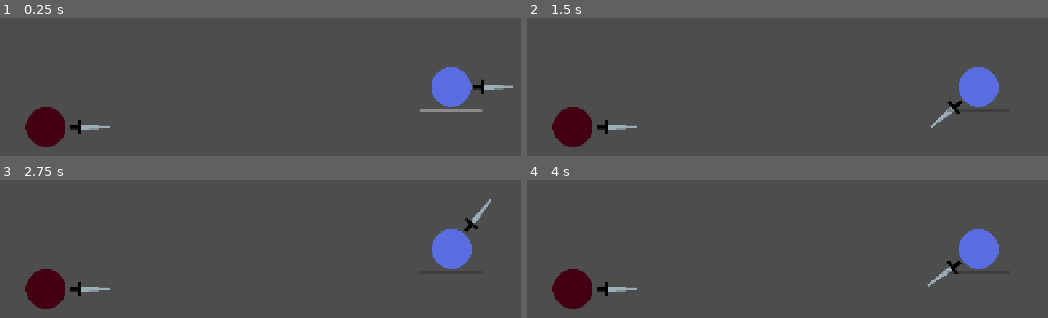
Above: before the commit, frames 1-4 (two rows, left to right).
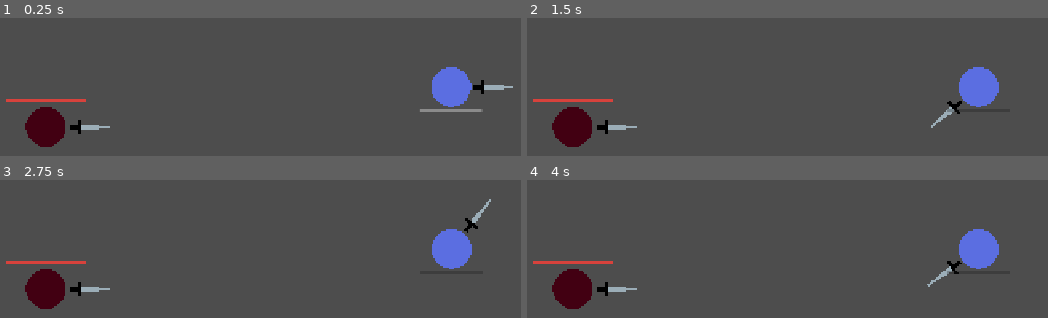
Above: after the commit, the same moments.

Repository: Traeves/Wakagashira
Game: Godot game, scene res://levels/demo_scene.tscn
The game is run twice, just before and just after one commit, with the same random seed, the same clock (stepped at 60 frames per second) and the same inputs.
Inputs (mouse positions are in pixels of both pictures, inside the frame that each line leads up to):
- Up to frame 1 (0.25 s): no input
- Up to frame 2 (1.5 s): tap Enter at 0.5 s; move the mouse to (907, 89) at 0.52 s; hold D (right) 0.53-1.28 s; hold ` (toggle_capture) 0.53-1.28 s; move the mouse to (693, 113) at 1.27 s; hold W (up) from 1.28 s (still down); tap ` (toggle_capture) at 1.35 s
- Up to frame 3 (2.75 s): move the mouse to (outside the picture) at 2.02 s; release W (up) at 2.03 s; hold D (right) from 2.03 s (still down); hold ` (toggle_capture) from 2.03 s (still down)
- Up to frame 4 (4 s): tap Space at 2.75 s; move the mouse to (724, 280) at 2.77 s; release D (right) at 2.78 s; release ` (toggle_capture) at 2.78 s; hold W (up) 2.78-3.53 s; tap ` (toggle_capture) at 2.85 s; tap Enter at 3.5 s; move the mouse to (outside the picture) at 3.52 s; hold A (left) from 3.53 s (still down); hold ` (toggle_capture) from 3.53 s (still down)

The runs differ from the first frame. In frame 1, 0.6% of the frame differs, in the area x 1-99%, y 35-94%; in frame 2, 0.5%; in frame 3, 0.5%; in frame 4, 0.5%.

Commit message:
Create healthbar scene.

Diff:
--- a/entities/enemies/enemy.gd
+++ b/entities/enemies/enemy.gd
@@ -1,26 +1,32 @@
 extends CharacterBody2D
 
-@export var reload_time : float = 1.0
-@export var turn_speed : float = 0.1
-@export var trigger_happiness : float = 0.01
-@export var bullet_speed : float = 1000.0
-@export var bullet_scene : PackedScene
 
-@onready var detection_area := $DetectionArea
-@onready var pivot := $Pivot
-@onready var muzzle := $Pivot/GunHolder
-@onready var reload_timer:= $ReloadTimer
+@export var reload_time: float = 1.0
+@export var turn_speed: float = 0.1
+@export var trigger_happiness: float = 0.01
+@export var bullet_speed: float = 1000.0
+@export var bullet_scene: PackedScene
+@export var max_health: int = 100
 
 
-var target : Node2D
-var reloading : bool = false
+@onready var detection_area:= $DetectionArea
+@onready var pivot:= $Pivot
+@onready var muzzle:= $Pivot/GunHolder
+@onready var reload_timer:= $ReloadTimer
+@onready var healthbar:= $HealthBar
+
+
+var target: Node2D
+var reloading: bool = false
+var health: int
 
 
 func _ready() -> void:
 	detection_area.body_entered.connect(_on_detection_area_entered)
 	detection_area.body_exited.connect(_on_detection_area_exited)
 	reload_timer.timeout.connect(_on_reload_timeout)
-	pass
+	health = max_health
+	healthbar.init_health(max_health)
 
 
 func _physics_process(delta: float) -> void:
@@ -70,3 +76,16 @@
 
 		reload_timer.start(reload_time)
 		reloading = true
+
+
+
+
+func _set_health(value: int) -> void:
+	healthbar.health = health
+
+
+
+func _on_hurtbox_body_entered(body: Node2D) -> void:
+	print("ouch")
+	health -= 20
+	_set_health(health)
--- a/entities/enemies/enemy.tscn
+++ b/entities/enemies/enemy.tscn
@@ -4,6 +4,7 @@
 [ext_resource type="PackedScene" uid="uid://cfithnwx1ettw" path="res://entities/bullets/bullet.tscn" id="2_twyc1"]
 [ext_resource type="Texture2D" uid="uid://61jjbdxyhxgh" path="res://entities/player/sprites/placeholder_player.png" id="3_w4yt1"]
 [ext_resource type="Texture2D" uid="uid://drr1u47btcvj5" path="res://entities/player/sprites/placeholder_sword.png" id="4_ipr6v"]
+[ext_resource type="PackedScene" uid="uid://b51k2mgrhmcjp" path="res://ui/health_bar.tscn" id="5_twyc1"]
 
 [sub_resource type="CircleShape2D" id="CircleShape2D_yf5fn"]
 radius = 32.0
@@ -11,16 +12,20 @@
 [sub_resource type="CircleShape2D" id="CircleShape2D_g4v7s"]
 radius = 384.0833
 
+[sub_resource type="CircleShape2D" id="CircleShape2D_h6mmt"]
+radius = 32.01562
+
 [node name="Enemy" type="CharacterBody2D" unique_id=1583411980 groups=["enemies"]]
 collision_layer = 2
-collision_mask = 4
+collision_mask = 17
 script = ExtResource("1_msovg")
 turn_speed = 0.2
 trigger_happiness = 0.05
 bullet_scene = ExtResource("2_twyc1")
 metadata/_edit_group_ = true
 
-[node name="HurtBox" type="CollisionShape2D" parent="." unique_id=902581824]
+[node name="CollisionBox" type="CollisionShape2D" parent="." unique_id=902581824]
+visible = false
 shape = SubResource("CircleShape2D_yf5fn")
 debug_color = Color(0.96533865, 1.1551381e-06, 0.49022233, 0.41960785)
 
@@ -39,6 +44,7 @@
 offset = Vector2(0, -30)
 
 [node name="DetectionArea" type="Area2D" parent="." unique_id=1762997531]
+visible = false
 collision_layer = 0
 
 [node name="CollisionShape2D" type="CollisionShape2D" parent="DetectionArea" unique_id=1076924491]
@@ -47,3 +53,16 @@
 [node name="ReloadTimer" type="Timer" parent="." unique_id=2135889005]
 process_callback = 0
 one_shot = true
+
+[node name="HealthBar" parent="." unique_id=907542355 instance=ExtResource("5_twyc1")]
+offset_top = -44.0
+offset_bottom = -40.0
+
+[node name="Hurtbox" type="Area2D" parent="." unique_id=504610278]
+collision_layer = 0
+collision_mask = 4
+
+[node name="CollisionShape2D" type="CollisionShape2D" parent="Hurtbox" unique_id=765548814]
+shape = SubResource("CircleShape2D_h6mmt")
+
+[connection signal="body_entered" from="Hurtbox" to="." method="_on_hurtbox_body_entered"]
--- a/entities/player/player.tscn
+++ b/entities/player/player.tscn
@@ -7,15 +7,11 @@
 [sub_resource type="CircleShape2D" id="CircleShape2D_vrve5"]
 radius = 24.0
 
-[sub_resource type="PhysicsMaterial" id="PhysicsMaterial_i3pqv"]
-friction = 0.0
-bounce = 1.0
-
 [sub_resource type="RectangleShape2D" id="RectangleShape2D_eyvyl"]
 size = Vector2(10, 53)
 
 [node name="Player" type="CharacterBody2D" unique_id=432388353 groups=["player"]]
-collision_mask = 8
+collision_mask = 26
 motion_mode = 1
 script = ExtResource("1_sglur")
 swing_speed = 10.0
@@ -29,19 +25,17 @@
 
 [node name="SwordPivot" type="Node2D" parent="." unique_id=1197801649]
 
-[node name="Area2D" type="RigidBody2D" parent="SwordPivot" unique_id=2073408532]
+[node name="SwordArea" type="Area2D" parent="SwordPivot" unique_id=204510778]
 position = Vector2(48, 0)
 rotation = 1.5707964
 collision_layer = 4
-collision_mask = 8
-physics_material_override = SubResource("PhysicsMaterial_i3pqv")
-gravity_scale = 0.0
+collision_mask = 0
 
-[node name="Sprite2D" type="Sprite2D" parent="SwordPivot/Area2D" unique_id=473748852]
+[node name="Sprite2D" type="Sprite2D" parent="SwordPivot/SwordArea" unique_id=473748852]
 texture = ExtResource("3_fkugw")
 offset = Vector2(0, -20)
 
-[node name="CollisionShape2D" type="CollisionShape2D" parent="SwordPivot/Area2D" unique_id=100532373]
+[node name="CollisionShape2D" type="CollisionShape2D" parent="SwordPivot/SwordArea" unique_id=100532373]
 position = Vector2(0, -32.5)
 shape = SubResource("RectangleShape2D_eyvyl")
 
--- a/project.godot
+++ b/project.godot
@@ -61,6 +61,7 @@
 2d_physics/layer_2="Enemies"
 2d_physics/layer_3="Sword"
 2d_physics/layer_4="Projectiles"
+2d_physics/layer_5="Environment"
 
 [physics]
 
@@ -68,4 +69,5 @@
 
 [rendering]
 
+textures/canvas_textures/default_texture_filter=0
 rendering_device/driver.windows="d3d12"
--- /dev/null
+++ b/ui/health_bar.gd
@@ -0,0 +1,34 @@
+extends ProgressBar
+
+
+@onready var timer:= $Timer
+@onready var damage_bar:= $DamageBar
+
+
+var health: int = 0 : set = _set_health
+
+
+func _set_health(new_health : int) -> void:
+	var prev_health = health
+	health = min(max_value, new_health)
+	value = health
+
+	if health <= 0:
+		queue_free()
+
+	if health < prev_health:
+		timer.start()
+	else:
+		damage_bar.value = health
+
+
+func init_health(_health : int) -> void:
+	health = _health
+	max_value = health
+	value = health
+	damage_bar.max_value = health
+	damage_bar.value = health
+
+
+func _on_timer_timeout() -> void:
+	damage_bar.value = health
--- /dev/null
+++ b/ui/health_bar.tscn
@@ -0,0 +1,56 @@
+[gd_scene format=3 uid="uid://b51k2mgrhmcjp"]
+
+[ext_resource type="Script" uid="uid://bvxotsc1pcbwl" path="res://ui/health_bar.gd" id="1_rwxrv"]
+
+[sub_resource type="StyleBoxEmpty" id="StyleBoxEmpty_6htnt"]
+
+[sub_resource type="StyleBoxFlat" id="StyleBoxFlat_rwxrv"]
+bg_color = Color(0.84313726, 0.25882354, 0.23529412, 1)
+
+[sub_resource type="StyleBoxFlat" id="StyleBoxFlat_prk0l"]
+bg_color = Color(0.22670749, 0.22670749, 0.22670746, 1)
+border_width_left = 1
+border_width_top = 1
+border_width_right = 1
+border_width_bottom = 1
+border_color = Color(0, 0, 0, 1)
+expand_margin_left = 1.0
+expand_margin_top = 1.0
+expand_margin_right = 1.0
+expand_margin_bottom = 1.0
+shadow_color = Color(0, 0, 0, 0.27450982)
+shadow_offset = Vector2(0, 1)
+
+[sub_resource type="StyleBoxFlat" id="StyleBoxFlat_1w8tp"]
+bg_color = Color(1, 1, 1, 1)
+
+[node name="HealthBar" type="ProgressBar" unique_id=907542355]
+z_index = 1
+offset_right = 128.0
+offset_bottom = 4.0
+offset_transform_enabled = true
+offset_transform_position = Vector2(-64, 0)
+theme_override_styles/background = SubResource("StyleBoxEmpty_6htnt")
+theme_override_styles/fill = SubResource("StyleBoxFlat_rwxrv")
+value = 60.0
+show_percentage = false
+script = ExtResource("1_rwxrv")
+
+[node name="DamageBar" type="ProgressBar" parent="." unique_id=1934904409]
+z_index = -1
+layout_mode = 1
+anchors_preset = 15
+anchor_right = 1.0
+anchor_bottom = 1.0
+grow_horizontal = 2
+grow_vertical = 2
+theme_override_styles/background = SubResource("StyleBoxFlat_prk0l")
+theme_override_styles/fill = SubResource("StyleBoxFlat_1w8tp")
+value = 80.0
+show_percentage = false
+
+[node name="Timer" type="Timer" parent="." unique_id=293607227]
+wait_time = 0.3
+one_shot = true
+
+[connection signal="timeout" from="Timer" to="." method="_on_timer_timeout"]
Not shown, added: ui/health_bar.gd.uid
